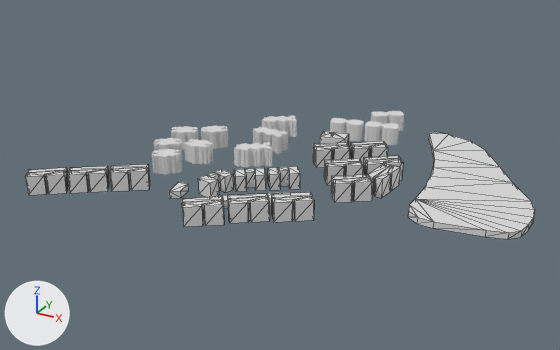
An edit to the FBX model CBC014-Loto/assets/3d/Loto_Dummy.fbx, drawn before and after from the same camera.
Both versions are drawn from a camera (50 mm lens) standing at (499.0, -710.0, 407.0) and looking at (53.0, 102.0, 1.0). The lights are fixed; the arrows at lower left show +X, +Y and +Z. The picture after the commit comes second. Mesh edges are drawn as thin lines on the coarser meshes. Where no turn or scale is listed for an object, it has been applied to the vertices.

Names of what the first picture shows: 'CBC015_Sakura_Volumenes_Prt_001', 'CBC015_Sakura_Volumenes_Prt_004', 'CBC015_Sakura_Volumenes_Prt_007', 'CBC015_Sakura_Volumenes_Prt_008', 'CBC015_Sakura_Volumenes_Prt_009', 'CBC015_Sakura_Volumenes_Prt_013', 'CBC015_Sakura_Volumenes_Prt_019', 'CBC015_Sakura_Volumenes_Prt_020', 'CBC015_Sakura_Volumenes_Prt_021', 'CBC015_Sakura_Volumenes_Prt_022', 'CBC015_Sakura_Volumenes_Prt_023', 'CBC015_Sakura_Volumenes_Prt_024' and 24 more.
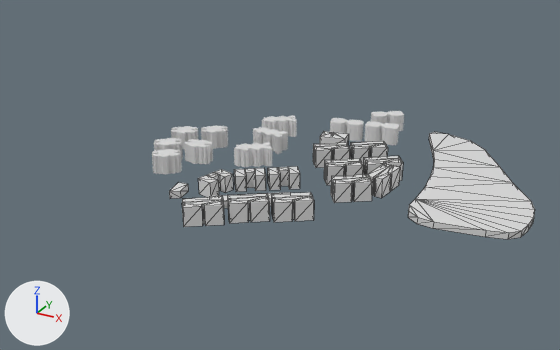
Location of each change, [x1, y1, x2, y2] in pixels of the pictures (560 x 350 px):
'CBC015_Sakura_Volumenes_Prt_024', deleted: before [25, 168, 69, 195]
'CBC015_Sakura_Volumenes_Prt_023', deleted: before [68, 166, 109, 193]
'CBC015_Sakura_Volumenes_Prt_022', deleted: before [110, 164, 150, 191]

Diff of the bpy script that builds the scene:
```diff
--- a/CBC014-Loto/assets/3d/Loto_Dummy.fbx.py
+++ b/CBC014-Loto/assets/3d/Loto_Dummy.fbx.py
@@ ob_cbc015_sakura_volumenes_prt_023 @@
-ob_cbc015_sakura_volumenes_prt_023 = bpy.data.objects.new('CBC015_Sakura_Volumenes_Prt_023', me_scene_024)
-ob_cbc015_sakura_volumenes_prt_023.location = (-136.0, -49.1, 12.5)
@@ ob_cbc015_sakura_volumenes_prt_022 @@
-ob_cbc015_sakura_volumenes_prt_022 = bpy.data.objects.new('CBC015_Sakura_Volumenes_Prt_022', me_scene_023)
-ob_cbc015_sakura_volumenes_prt_022.location = (-94.7, -19.9, 12.5)
@@ ob_cbc015_sakura_volumenes_prt_024 @@
-ob_cbc015_sakura_volumenes_prt_024 = bpy.data.objects.new('CBC015_Sakura_Volumenes_Prt_024', me_scene_025)
-ob_cbc015_sakura_volumenes_prt_024.location = (-177.2, -78.1, 12.5)
```
